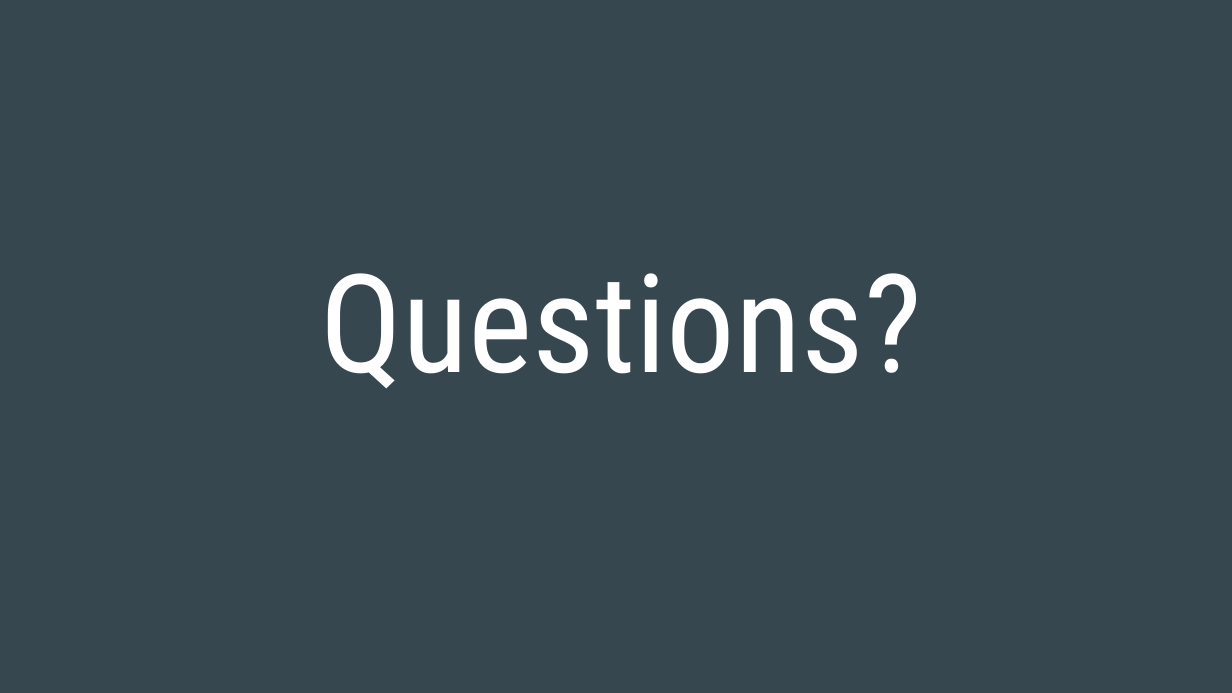
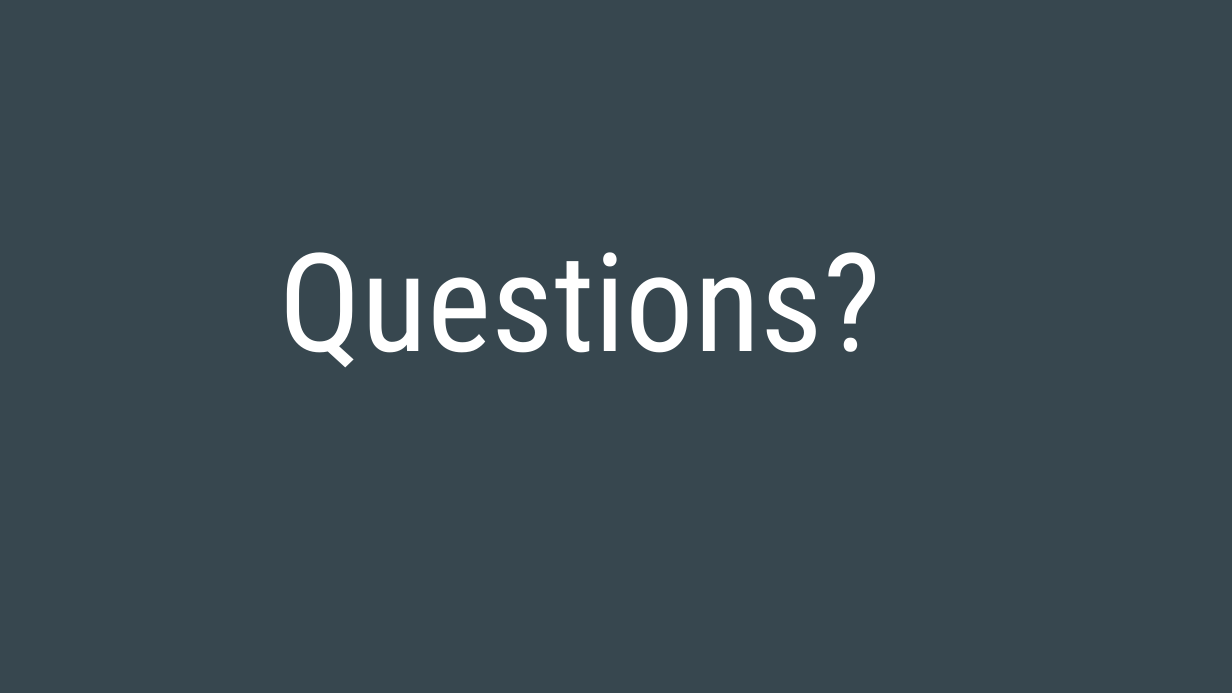
Before and after one commit to bku14/BasketAI, a slide deck: slide 6 of Project_Presentation.pptx. Drawn at 1232x693 pixels with LibreOffice and Linux fonts; fonts in the diff are those of the drawing. Boxes give left, top, right and bottom in pixels: in the first picture for what was removed or moved away, otherwise in the second. Text is boxed around its words. In the diff, an @@ line names an element or a change of style, - is before the commit and + after.

```diff
--- a/Project_Presentation.pptx
+++ b/Project_Presentation.pptx
@@ title "Questions?": place and size @@
-title "Questions?" at (320,273,922,388)
+title "Questions?" at (279,252,881,367)
```
Also in this commit, not shown: 1 other slide changed, 1 other file.
